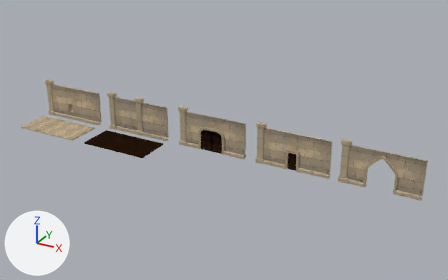
Before and after pictures for a commit that changed the Blender file Floor Varian 1/1. File/1_environment_bp.blend.
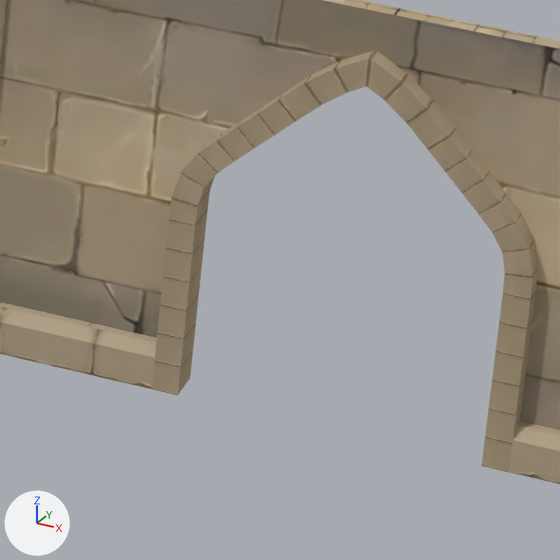
Each version is shown whole from a 50 mm lens placed at (42.2, -67.6, 35.8), pointed at (6.0, -1.8, 2.9), then close up on the part from 78% to 89% of the width and 54% to 72% of the height. The axes (+X, +Y, +Z) are drawn at lower left. The lights are the same throughout.

The first close-up shows 'Floor.012', 'Floor.016', 'Floor.018'.
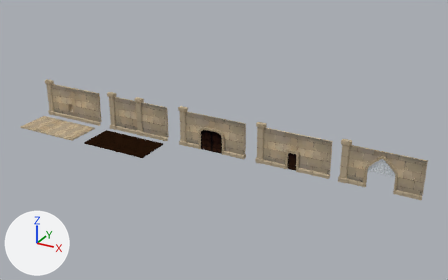
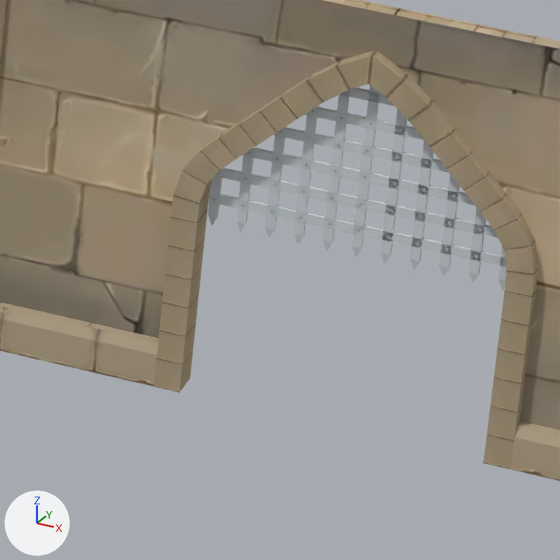
What the commit changed:
me_cube_004 has 20 vertices, 12 faces and spans x -5.02..5.02, y -2.5..-1.97, z 0.01..0.24.
me_cube_004 is used by ob_floor_012; location (26.67, -0.68, 2.8); rotation (1.571, 0.0, 0.0), in degrees (90, 0, 0).
Before the commit, vertices of me_cube_004: 8 (-5.02, -2.5, 0.24), 9 (-1.91, -2.5, 0.24) at pixel (159, 391), 12 (-5.02, -2.1, 0.24), 17 (-1.91, -2.1, 0.24) at pixel (162, 359).
Before the commit, vertices of me_cube_004: 10 (1.79, -2.5, 0.24) at pixel (488, 467), 11 (5.02, -2.5, 0.24), 14 (1.79, -2.1, 0.24) at pixel (492, 435), 19 (5.02, -2.1, 0.24).
Part 1, on me_cube_004:
Vertices 8, 9, 12, 17 of me_cube_004 move by (0.0, 0.0, -0.07).
Part 2, on me_cube_004:
Vertices 10, 11, 14, 19 of me_cube_004 move by (0.0, 0.0, -0.07).
me_cube_038 has 76 vertices, 65 faces and spans x -2.0..0.0, y -2.5..2.05, z -0.46..0.01.
me_cube_038 is used by ob_floor_018; location (26.67, -0.91, 2.8); rotation (1.571, 0.0, 0.0), in degrees (90, 0, 0).
me_cube_038 part 3: the whole mesh is scaled about its middle by (1, 1, 0.844), then moved by (0.0, 0.0, -0.04).
Mesh me_cube is new.
It has 411 vertices, 195 faces and spans x -0.06..3.31, y -0.02..0.02, z -1.07..1.22.
It uses material mat_1_environment.
Object 'Cube.002' (ob_cube_002) is new; it shows me_cube.
Its location is (25.08, -0.62, 3.37).

Location of each change, (x1, y1, x2, y2) in pixels of the close-ups (560 x 560 px; the box of a moved part takes in the faces that stretch with it):
'Floor.018', mesh rescaled
    before: (152, 50, 538, 472)
    after: (154, 50, 538, 469)
'Cube.002', added
    after: (208, 85, 506, 290)
'Floor.012', reshaped
    before: (0, 302, 560, 484)
    after: (0, 302, 560, 481)
part 1 of me_cube_004, moved or reshaped
    before: (0, 310, 156, 389)
    after: (0, 310, 158, 386)
part 2 of me_cube_004, moved or reshaped
    before: (509, 425, 560, 484)
    after: (511, 425, 560, 481)
